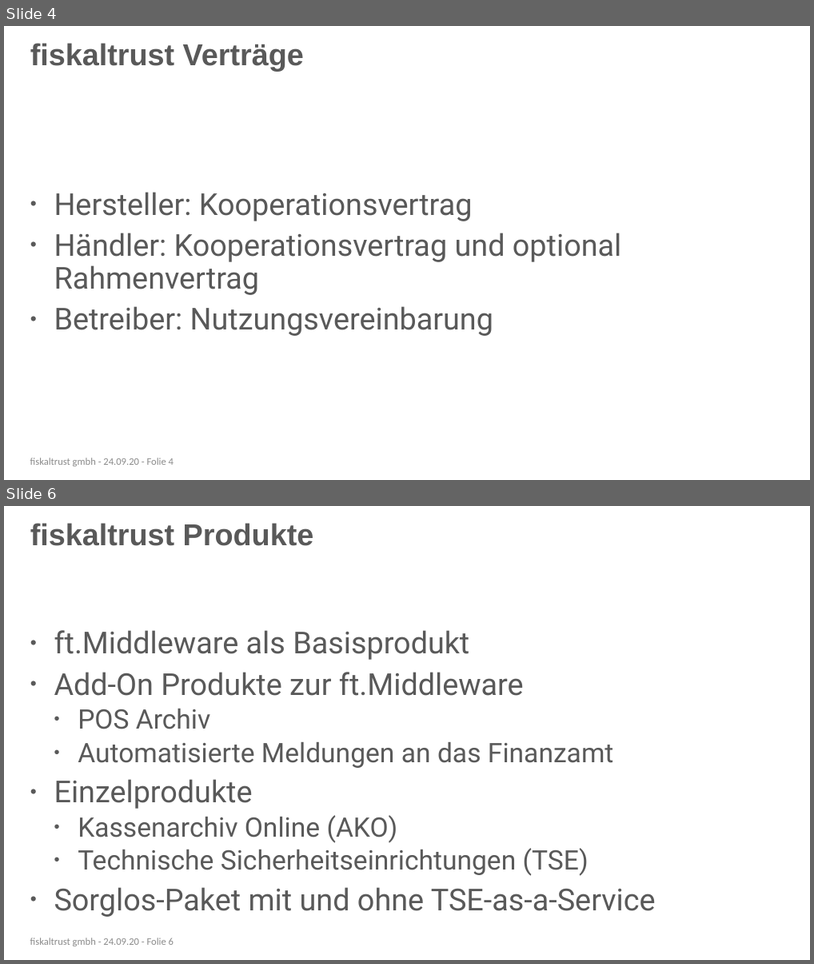
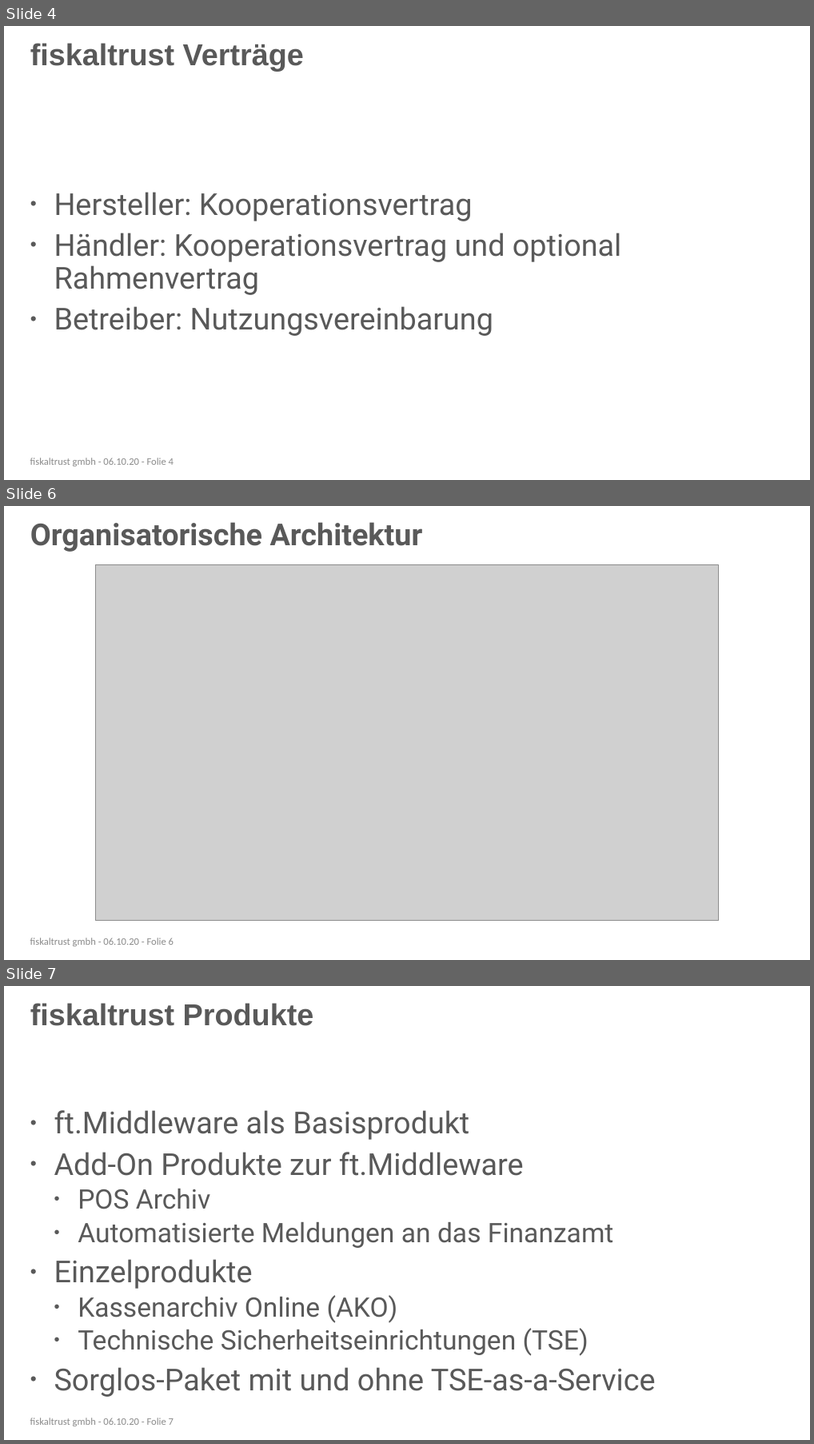
Before and after one commit to fiskaltrust/productdescription-de-doc, a slide deck: for-posdealers/presentation/sales/media/posdealer-sales-rollout.pptx. Shown one above the other, each under a label of ours: slides 4 and 6 before the commit, slides 4, 6 and 7 after it; the slides between them are not shown. The pictures are 814x964 and 814x1444 pixels, drawn with LibreOffice and Linux fonts; fonts in the diff are those of the drawing; grey boxes stand for pictures; background and template pictures are left out. Boxes give left, top, right and bottom in pixels: in the first picture for what was removed or moved away, otherwise in the second. Text is boxed around its words. In the diff, an @@ line names an element or a change of style, - is before the commit and + after.

```diff
--- a/for-posdealers/presentation/sales/media/posdealer-sales-rollout.pptx
+++ b/for-posdealers/presentation/sales/media/posdealer-sales-rollout.pptx
@@ slide 6 added at (4,506,810,960), background #FFFFFF @@
@@ title added at (30,522,423,552), 36 pt, text #595959, bold @@
+Organisatorische Architektur
@@ picture added at (96,564,719,920) @@
@@ text added at (30,937,174,946), 12 pt, text #8C8C8C @@
+fiskaltrust gmbh - 06.10.20 - Folie 6
@@ text at (30,457,174,466): text changed @@
-fiskaltrust gmbh - 24.09.20 - Folie 4
+fiskaltrust gmbh - 06.10.20 - Folie 4
@@ what was slide 6 is now slide 7 @@
@@ text at (30,1417,174,1426): text changed @@
-fiskaltrust gmbh - 24.09.20 - Folie 6
+fiskaltrust gmbh - 06.10.20 - Folie 7
```
Also in this commit, not shown: 6 slides changed, 1 other slide added, 12 other files.
